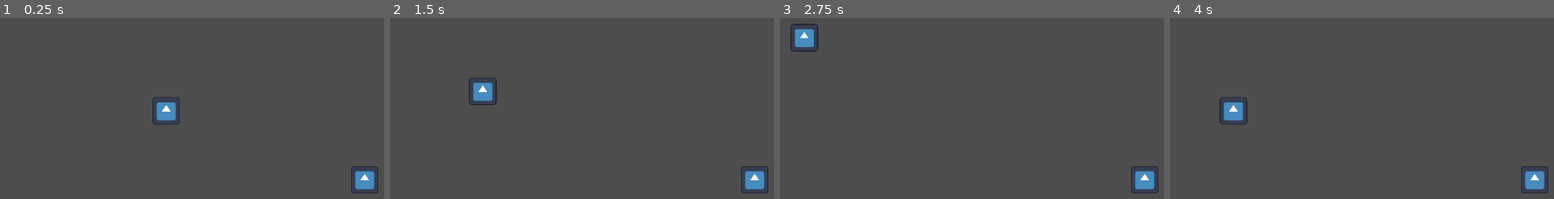
Above: before the commit, frames 1-4 (left to right).
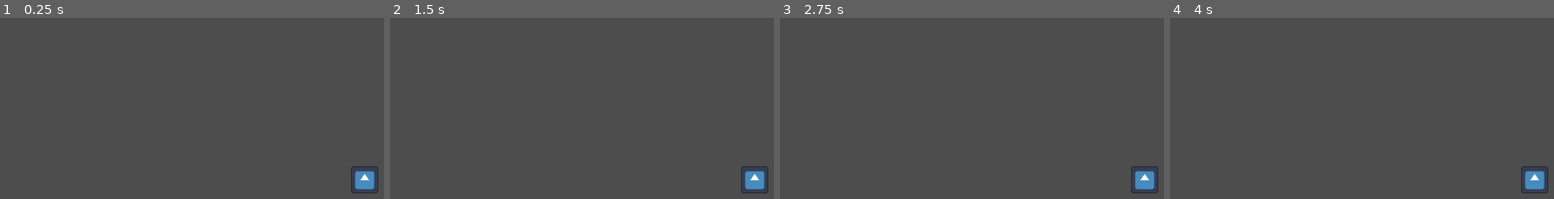
Above: after the commit, the same moments.

Repository: AJaxx86/time-jumping
Game: Godot game, scene res://debug_level.tscn
Same seed, same stepped clock (60 frames per second), same inputs: the game is played once before the commit and once after it. The project has no main scene, so this scene is started directly. The engine's default icon, where the game draws it, is replaced by a stand-in: a white triangle on a blue panel in a dark square.
Inputs:
- Up to frame 1 (0.25 s): no input
- Up to frame 2 (1.5 s): tap Enter at 0.5 s; hold D (right) 0.53-1.28 s; hold S (down) from 1.28 s (still down)
- Up to frame 3 (2.75 s): release S (down) at 2.03 s; hold D (right) from 2.03 s (still down)
- Up to frame 4 (4 s): release D (right) at 2.78 s; hold W (up) 2.78-3.53 s; hold A (left) from 3.53 s (still down)

The runs differ from the first frame. In frame 1, 0.7% of the frame differs, in the area x 39-47%, y 44-60%; in frame 2, 0.7%; in frame 3, 0.7%, in the area x 2-11%, y 3-19%; in frame 4, 0.7%.

Commit message:
feat: Implement inventory and event systems, and refactor debug level to use event management and new NPC scripts.

Diff:
--- a/debug_level.tscn
+++ b/debug_level.tscn
@@ -1,16 +1,46 @@
 [gd_scene format=3 uid="uid://cfhkdoay4rnoj"]
 
 [ext_resource type="Script" uid="uid://dglmdnwi7qboa" path="res://debug_level.gd" id="1_b7jps"]
-[ext_resource type="PackedScene" uid="uid://v8yu735gfak0" path="res://npc.tscn" id="2_pewv0"]
+[ext_resource type="Script" uid="uid://bqievp6oauxm" path="res://event_system/event.gd" id="2_apxv1"]
+[ext_resource type="Script" uid="uid://bf0maustivun2" path="res://event_system/event_manager.gd" id="2_kta21"]
+[ext_resource type="PackedScene" uid="uid://7lxdta33g1vn" path="res://npc.tscn" id="2_pewv0"]
 [ext_resource type="PackedScene" uid="uid://dd1qtb2sbwngt" path="res://player.tscn" id="3_apxv1"]
 
 [node name="DebugLevel" type="Node2D" unique_id=112253847]
 script = ExtResource("1_b7jps")
 
-[node name="NPCs" type="Node2D" parent="." unique_id=1454837023]
+[node name="EventManager" type="Node" parent="." unique_id=990604310]
+script = ExtResource("2_kta21")
 
-[node name="NPC" parent="NPCs" unique_id=1611164137 instance=ExtResource("2_pewv0")]
+[node name="Event1" type="Node2D" parent="EventManager" unique_id=124809253]
+script = ExtResource("2_apxv1")
+
+[node name="NPCManager" type="Node2D" parent="EventManager/Event1" unique_id=1454837023]
+
+[node name="NPC" parent="EventManager/Event1/NPCManager" unique_id=1611164137 instance=ExtResource("2_pewv0")]
 position = Vector2(272, 217)
+
+[node name="PropManager" type="Node2D" parent="EventManager/Event1" unique_id=1277463495]
+
+[node name="Event2" type="Node2D" parent="EventManager" unique_id=572143264]
+script = ExtResource("2_apxv1")
+
+[node name="NPCManager" type="Node2D" parent="EventManager/Event2" unique_id=2083185890]
+
+[node name="NPC" parent="EventManager/Event2/NPCManager" unique_id=6753036 instance=ExtResource("2_pewv0")]
+position = Vector2(576, 131)
+
+[node name="PropManager" type="Node2D" parent="EventManager/Event2" unique_id=383099964]
+
+[node name="Event3" type="Node2D" parent="EventManager" unique_id=1645680429]
+script = ExtResource("2_apxv1")
+
+[node name="NPCManager" type="Node2D" parent="EventManager/Event3" unique_id=1917502261]
+
+[node name="NPC" parent="EventManager/Event3/NPCManager" unique_id=1381934605 instance=ExtResource("2_pewv0")]
+position = Vector2(842, 217)
+
+[node name="PropManager" type="Node2D" parent="EventManager/Event3" unique_id=238428102]
 
 [node name="Player" parent="." unique_id=340652674 instance=ExtResource("3_apxv1")]
 position = Vector2(576, 323)
--- /dev/null
+++ b/event_system/event.gd
@@ -0,0 +1,11 @@
+class_name Event extends Node2D
+
+@export var current_time: String = "00:00"
+
+var npc_manager: Node2D = null
+var prop_manager: Node2D = null
+
+
+func _ready() -> void:
+	npc_manager = get_node("NPCManager")
+	prop_manager = get_node("PropManager")
--- /dev/null
+++ b/event_system/event_manager.gd
@@ -0,0 +1,18 @@
+class_name EventManager extends Node
+
+var events: Array[Node2D] = []
+var current_event: int = 0
+
+
+func _ready() -> void:
+	for event in get_children():
+		if event is not Event:
+			push_warning("Non event child found in EventManager: {event}")
+			continue
+
+		events.append(event)
+
+	for i in range(events.size()):
+		if i == 0:
+			events[i].show()
+		events[i].hide()
--- /dev/null
+++ b/inventory_system/inventory.gd
@@ -0,0 +1,20 @@
+class_name Inventory extends Resource
+
+@export var items: Dictionary = {}
+
+
+func add_item(new_item: String, amount: int) -> void:
+    for i in range(amount + 1):
+        if items.has(new_item):
+            items[new_item] += 1
+        else:
+            items[new_item] = 1
+
+func remove_item(item_name: String, amount: int) -> void:
+    for i in range(amount + 1):
+        if items.has(item_name):
+            items[item_name] -= 1
+            if items[item_name] == 0:
+                items.erase(item_name)
+        else:
+            print("Item not found")
--- /dev/null
+++ b/npc.gd
@@ -0,0 +1,6 @@
+class_name NPC extends StaticBody2D
+
+@export var inventory: Inventory = null
+
+func _ready() -> void:
+    pass
--- a/npc.tscn
+++ b/npc.tscn
@@ -1,11 +1,13 @@
-[gd_scene format=3 uid="uid://v8yu735gfak0"]
+[gd_scene format=3 uid="uid://7lxdta33g1vn"]
 
 [ext_resource type="Texture2D" uid="uid://bmg8mr7imygvi" path="res://icon.svg" id="1_ideak"]
+[ext_resource type="Script" uid="uid://c1uo2th17othp" path="res://npc.gd" id="1_xxcha"]
 
 [sub_resource type="CircleShape2D" id="CircleShape2D_pewv0"]
 radius = 21.023796
 
 [node name="NPC" type="StaticBody2D" unique_id=1611164137]
+script = ExtResource("1_xxcha")
 
 [node name="Sprite2D" type="Sprite2D" parent="." unique_id=681906486]
 scale = Vector2(0.33, 0.33)
--- /dev/null
+++ b/ui/level_ui.gd
@@ -0,0 +1 @@
+class_name LevelUI extends Control
--- /dev/null
+++ b/ui/level_ui.tscn
@@ -0,0 +1,21 @@
+[gd_scene format=3 uid="uid://dv4uniovefa7t"]
+
+[node name="LevelUI" type="Control" unique_id=2050659018]
+layout_mode = 3
+anchors_preset = 15
+anchor_right = 1.0
+anchor_bottom = 1.0
+grow_horizontal = 2
+grow_vertical = 2
+
+[node name="MarginContainer" type="MarginContainer" parent="." unique_id=1510996923]
+layout_mode = 0
+offset_right = 119.0
+offset_bottom = 56.0
+theme_override_constants/margin_left = 10
+theme_override_constants/margin_top = 10
+theme_override_constants/margin_right = 10
+theme_override_constants/margin_bottom = 10
+
+[node name="OptionButton" type="OptionButton" parent="MarginContainer" unique_id=781780269]
+layout_mode = 2
Not shown, added: event_system/event.gd.uid
Not shown, added: event_system/event_manager.gd.uid
Not shown, added: inventory_system/inventory.gd.uid
Not shown, added: npc.gd.uid
Not shown, added: ui/level_ui.gd.uid
